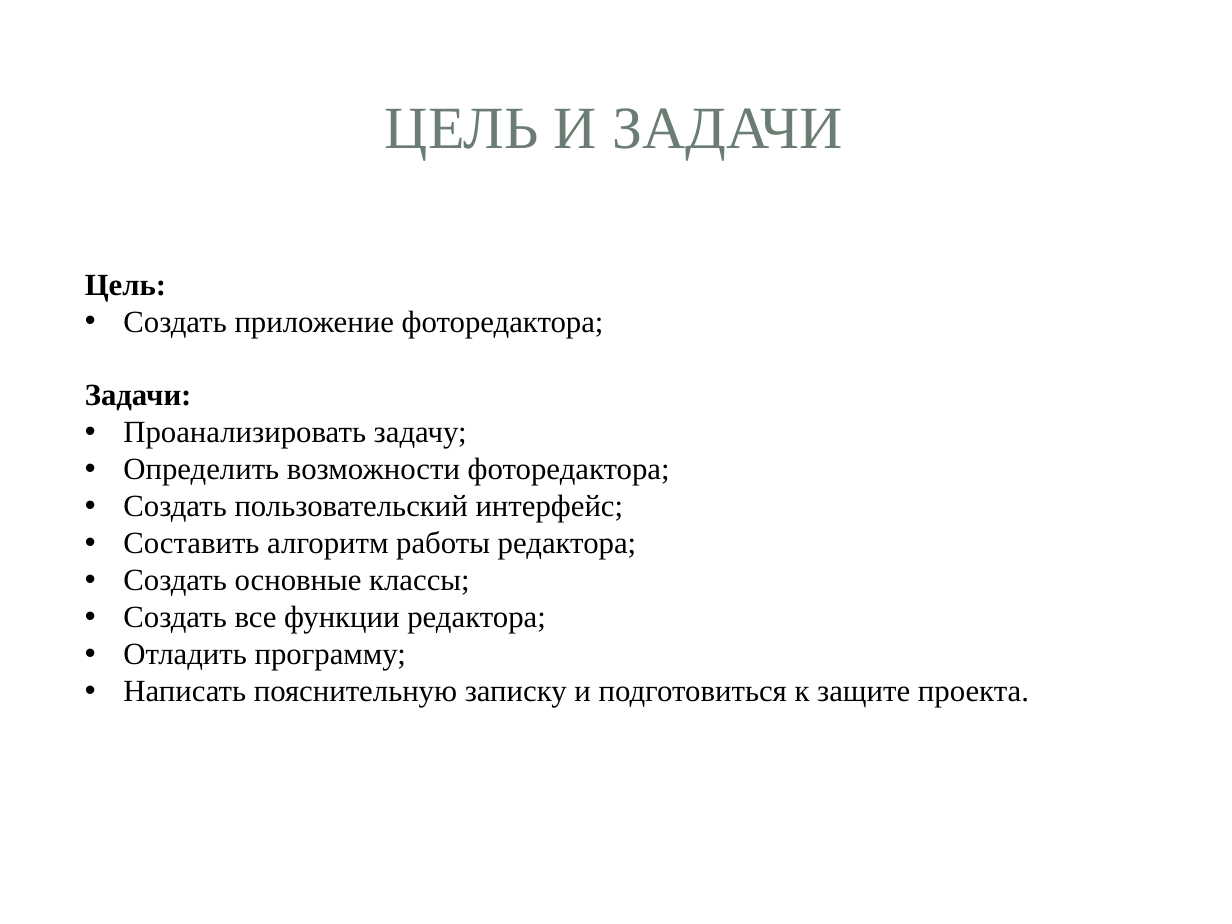
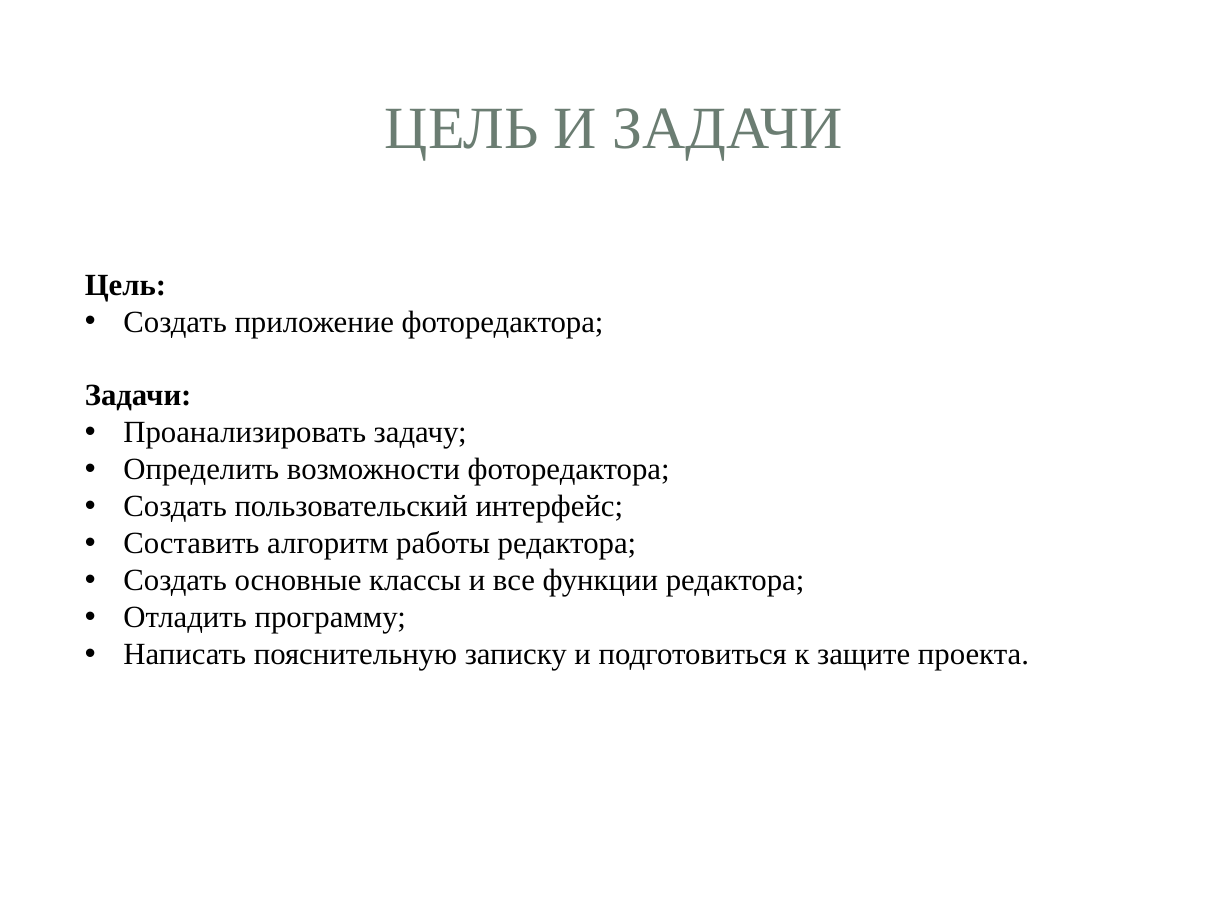
Before and after one commit to feodorrussia/MiniProject, a slide deck: slide 2 of Project/Минипроект Белоуса Фёдора.pptx. Drawn at 1232x924 pixels with LibreOffice and Linux fonts; fonts in the diff are those of the drawing; background and template pictures are left out. Boxes give left, top, right and bottom in pixels: in the first picture for what was removed or moved away, otherwise in the second. Text is boxed around its words. In the diff, an @@ line names an element or a change of style, - is before the commit and + after.

Commit message:
изменил задачи объединил функции и класс

```diff
--- a/Project/Минипроект Белоуса Фёдора.pptx
+++ b/Project/Минипроект Белоуса Фёдора.pptx
@@ text at <box>123,568,805,596</box>: text changed @@
-• Создать основные классы;
-• Создать все функции редактора;
+• Создать основные классы и все функции редактора;
```
